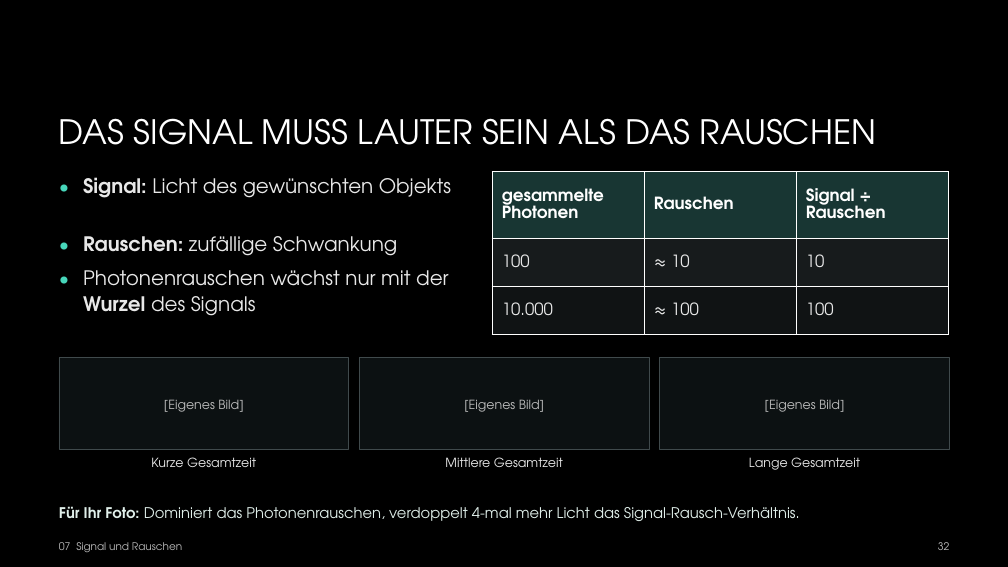
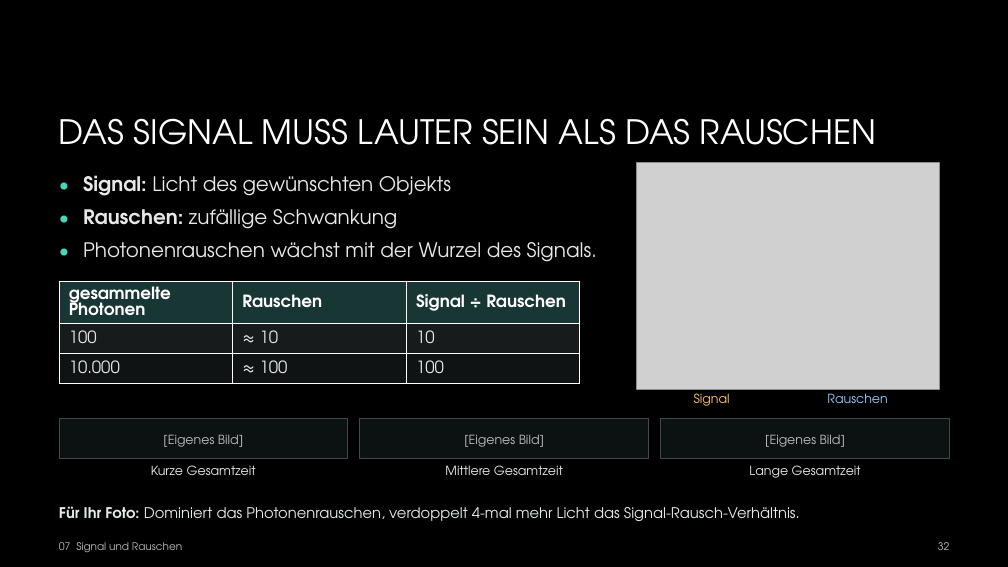
Before and after one commit to hagen-gloetter/Vortrag-Astrofotografie-VHS, a slide deck: slide 32 of Präsenation/Astro-fotografie.pptx. Drawn at 1008x567 pixels with LibreOffice and Linux fonts; fonts in the diff are those of the drawing; grey boxes stand for pictures; background and template pictures are left out. Boxes give left, top, right and bottom in pixels: in the first picture for what was removed or moved away, otherwise in the second. Text is boxed around its words. In the diff, an @@ line names an element or a change of style, - is before the commit and + after.

```diff
--- a/Präsenation/Astro-fotografie.pptx
+++ b/Präsenation/Astro-fotografie.pptx
@@ text "•" rewrapped from (x1=59, y1=172, x2=79, y2=229) to (x1=59, y1=169, x2=79, y2=202) @@
@@ picture added at (x1=637, y1=163, x2=939, y2=389) @@
@@ text "•" moved from (x1=59, y1=229, x2=79, y2=263) to (x1=59, y1=203, x2=79, y2=235) @@
@@ text "Rauschen: zufällige Schwankung" moved from (x1=83, y1=236, x2=397, y2=256) to (x1=83, y1=209, x2=397, y2=229) @@
@@ text "•" rewrapped from (x1=59, y1=263, x2=79, y2=321) to (x1=59, y1=236, x2=79, y2=285) @@
@@ text at (x1=83, y1=242, x2=597, y2=262): text changed @@
-Photonenrauschen wächst nur mit der Wurzel des Signals
+Photonenrauschen wächst mit der Wurzel des Signals.
@@ table resized from (x1=492, y1=172, x2=948, y2=334) to (x1=59, y1=281, x2=581, y2=387) @@
@@ rectangle resized from (x1=59, y1=358, x2=349, y2=449) to (x1=59, y1=418, x2=348, y2=459) @@
@@ rectangle resized from (x1=359, y1=358, x2=649, y2=449) to (x1=360, y1=418, x2=649, y2=459) @@
@@ rectangle resized from (x1=660, y1=358, x2=950, y2=449) to (x1=661, y1=418, x2=950, y2=459) @@
@@ text added at (x1=694, y1=393, x2=730, y2=406), 12 pt, text #FFC26D @@
+Signal
@@ text added at (x1=827, y1=393, x2=887, y2=403), 12 pt, text #8DCCFF @@
+Rauschen
@@ 3 texts moved together from (x1=164, y1=399, x2=844, y2=412) to (x1=163, y1=434, x2=845, y2=447) @@
@@ text "Kurze Gesamtzeit" moved from (x1=151, y1=457, x2=256, y2=467) to (x1=151, y1=465, x2=256, y2=475) @@
@@ text "Mittlere Gesamtzeit" moved from (x1=445, y1=457, x2=563, y2=467) to (x1=445, y1=465, x2=563, y2=475) @@
@@ text "Lange Gesamtzeit" moved from (x1=749, y1=457, x2=860, y2=470) to (x1=749, y1=465, x2=861, y2=478) @@
```
Also in this commit, not shown: 27 other slides changed, 12 other files.
